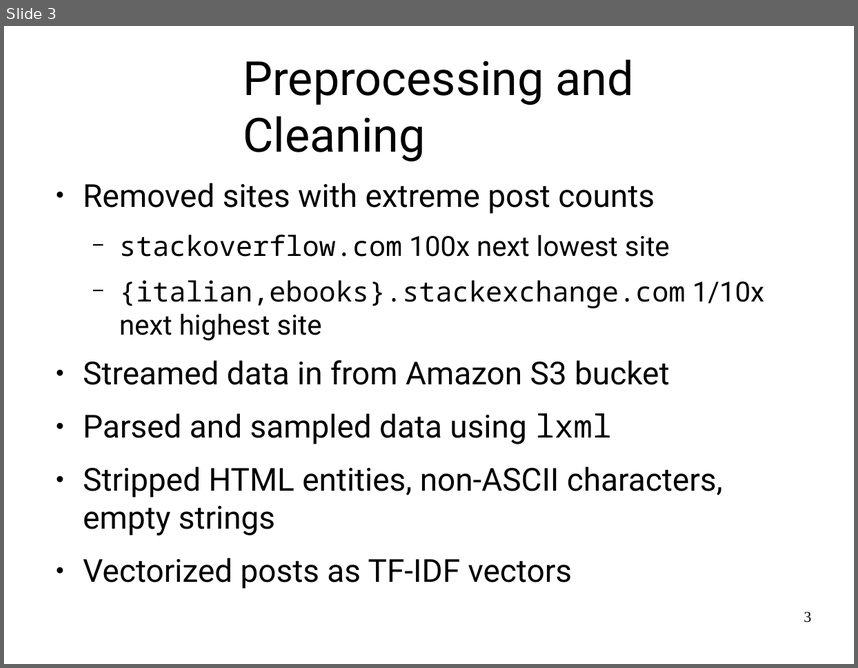
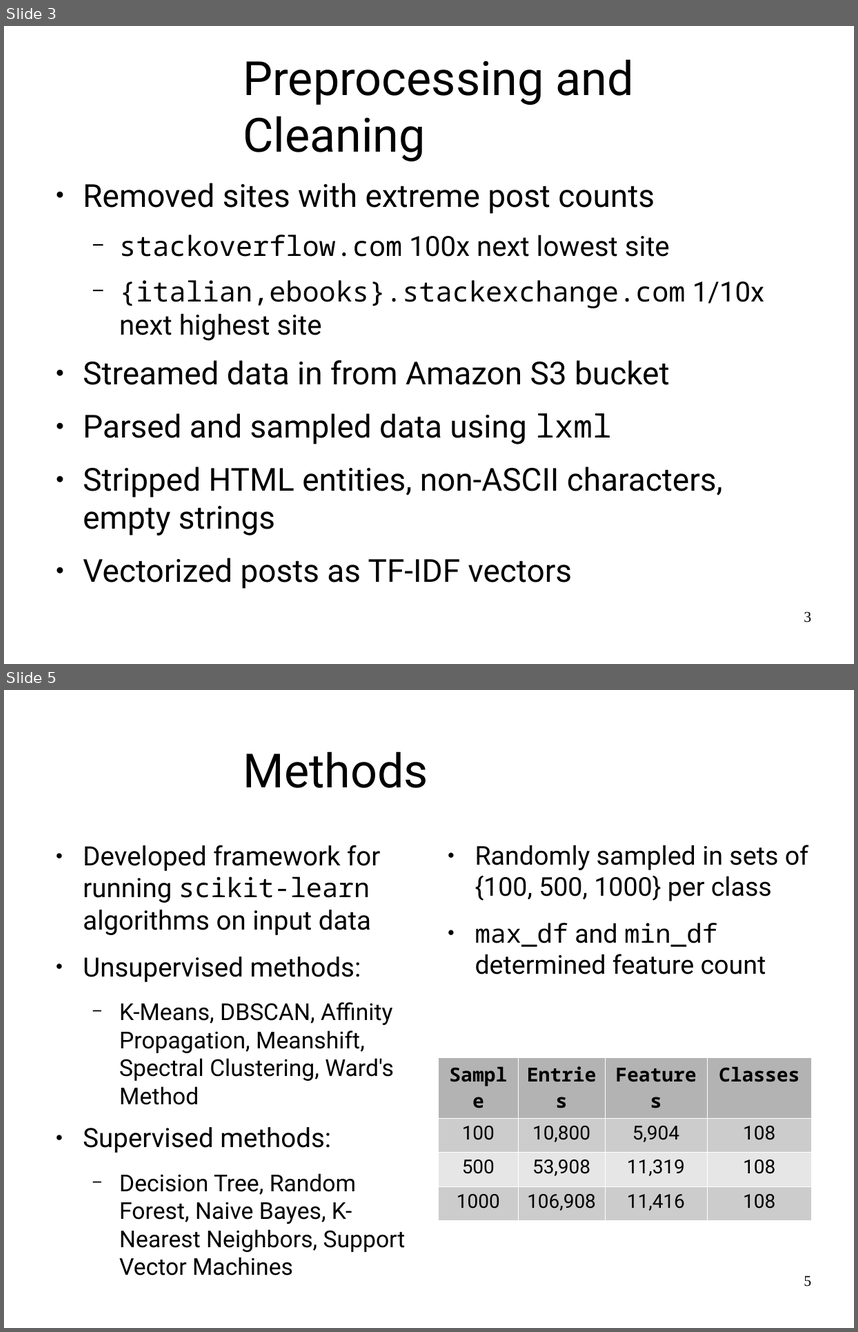
Before and after one commit to jrouly/stackmining, a slide deck: presentation/rouly_wells_presentation.odp. Shown one above the other, each under a label of ours: slide 3 before the commit, slides 3 and 5 after it; the slides between them are not shown. The pictures are 858x668 and 858x1332 pixels, drawn with LibreOffice and Linux fonts; fonts in the diff are those of the drawing; background and template pictures are left out. Boxes give left, top, right and bottom in pixels: in the first picture for what was removed or moved away, otherwise in the second. Text is boxed around its words. In the diff, an @@ line names an element or a change of style, - is before the commit and + after.

Commit message:
Updated methods slide

```diff
--- a/presentation/rouly_wells_presentation.odp
+++ b/presentation/rouly_wells_presentation.odp
@@ slide 5 added at bbox=[4, 690, 854, 1328], background #FFFFFF @@
@@ title added at bbox=[243, 751, 428, 788], 44 pt, text #000000 @@
+Methods
@@ text added at bbox=[83, 845, 406, 1252], 21.7 pt, text #000000 @@
+● Developed framework for running scikit-learn algorithms on input data
+● Unsupervised methods:
+  − K-Means, DBSCAN, Affinity Propagation, Meanshift, Spectral Clustering, Ward's Method
+● Supervised methods:
+  − Decision Tree, Random Forest, Naive Bayes, K-Nearest Neighbors, Support Vector Machines
@@ text added at bbox=[475, 845, 809, 974], 24.2 pt, text #000000 @@
+● Randomly sampled in sets of {100, 500, 1000} per class
+● max_df and min_df determined feature count
@@ table added at bbox=[438, 1057, 812, 1213], 4 rows, 4 columns @@
+Sample | Entries | Features | Classes
+100 | 10,800 | 5,904 | 108
+500 | 53,908 | 11,319 | 108
+1000 | 106,908 | 11,416 | 108
@@ page number added at bbox=[804, 1275, 811, 1286], 14 pt, text #000000 @@
+5
```
Also in this commit, not shown: 3 slides changed, 1 slide removed.
